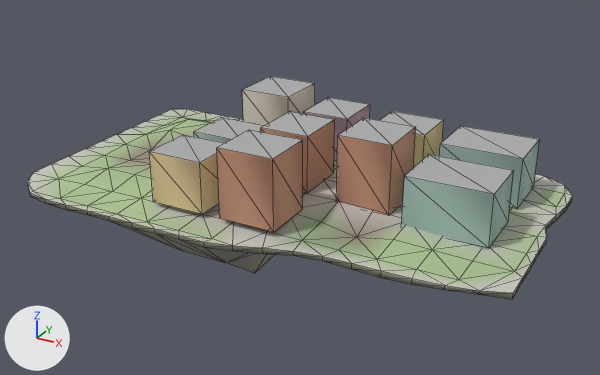
The glTF model godot_project/remake/sky/islands/SKY-082.lod1.glb as it was, and as the next commit left it.
Rendered twice from a camera (50 mm lens) standing at (133.7, -229.2, 112.9) and looking at (7.5, 0.3, -1.8). The lights are fixed; the arrows at lower left show +X, +Y and +Z. The first picture is the older version. Mesh edges are drawn as thin lines. Vertices at exactly the same position are counted once.

The first picture shows 'buildings', 'deck', 'rock'.
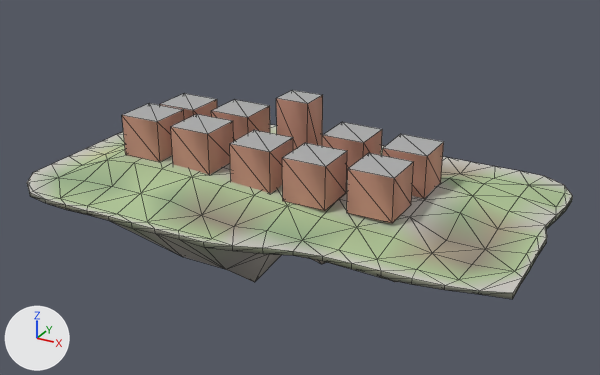
Where the change shows, as pixel boxes (x1, y1, x2, y2) in the pictures (600 x 375 px; the box of a moved part takes in the faces that stretch with it):
'buildings', reshaped, recoloured (17% narrower, 23% shorter): before (150, 76, 539, 248); after (122, 90, 444, 223)
'deck', reshaped: before (27, 109, 573, 293); after (27, 125, 573, 293)
part 1 of me_deck, moved or reshaped: before (59, 109, 555, 280); after (59, 125, 555, 280)
part 2 of me_deck, edited (looks the same): (27, 146, 563, 263) in both
part 3 of me_deck, edited (looks the same): (60, 190, 564, 280) in both
part 4 of me_deck, recoloured: before (150, 189, 552, 250); after (149, 169, 552, 253)
part 5 of me_deck, edited (looks the same): (34, 132, 565, 248) in both
part 6 of me_buildings, moved or reshaped: before (261, 112, 335, 193); after (276, 90, 323, 151)
part 7 of me_buildings, moved or reshaped: before (194, 118, 265, 143); after (230, 130, 293, 193)
part 8 of me_buildings, moved or reshaped: before (242, 76, 315, 125); after (171, 114, 234, 175)
part 9 of me_buildings, moved or reshaped: before (303, 97, 370, 161); after (211, 100, 270, 141)
part 10 of me_buildings, moved or reshaped: before (402, 154, 514, 248); after (160, 93, 217, 120)
part 11 of me_buildings, moved or reshaped: before (150, 135, 224, 214); after (282, 143, 347, 211)
part 12 of me_buildings, moved or reshaped: before (336, 118, 416, 215); after (322, 122, 382, 180)
part 13 of me_buildings, moved or reshaped: before (439, 126, 539, 209); after (382, 134, 444, 198)
part 14 of me_buildings, moved or reshaped: before (380, 111, 444, 167); after (122, 103, 184, 162)
part 15 of me_buildings, moved or reshaped: before (217, 130, 303, 232); after (347, 153, 414, 223)
part 16 of me_buildings, recoloured: before (194, 131, 539, 248); after (160, 99, 444, 198)
part 17 of me_buildings, recoloured: before (217, 105, 416, 232); after (211, 95, 414, 223)
part 18 of me_buildings, recoloured: before (150, 120, 444, 214); after (122, 110, 347, 211)
part 19 of me_buildings, recoloured: before (242, 83, 315, 125); after (171, 121, 234, 175)

Diff of the bpy script that builds the scene:
```diff
--- a/godot_project/remake/sky/islands/SKY-082.lod1.glb.py
+++ b/godot_project/remake/sky/islands/SKY-082.lod1.glb.py
@@ me_deck @@
-me_deck.from_pydata(...)  # 160 vertices, 261 faces; spans x -79.0..92.0, y -52.0..47.0, z -1.0..6.0
+me_deck.from_pydata(...)  # 160 vertices, 261 faces; spans x -79.0..92.0, y -52.0..47.0, z -2.0..7.0
+# me_deck part 1: 63 of 160 vertices moved; they spanned x -67.0..77.0, y -37.0..35.0, z -1.0..6.0 and now span x -67.0..77.0, y -37.0..35.0, z -2.0..7.0; mean shift (0.0, 0.0, 1.0); largest move (-43.0, -1.0, 1.0) -> (-43.0, -1.0, 7.0)
+# me_deck part 2: 65 faces centred in x -75.0..81.0, y -44.0..43.0, z 0.0..6.0 are repainted in the vertex colours; the middle colour goes from greyish green #b0c198 to greyish green #b1c298
+# me_deck part 3: 60 faces centred in x -71.0..85.0, y -45.0..31.0, z 0.0..6.0 are repainted in the vertex colours; the middle colour goes from greyish green #a9be91 to greyish green #98af88
+# me_deck part 4: 41 faces centred in x -27.0..81.0, y -41.0..31.0, z 0.0..6.0 are repainted in the vertex colours; the middle colour goes from light grey #c4c1bc to greyish green #a6af88
+# me_deck part 5: 42 faces centred in x -75.0..85.0, y -45.0..43.0, z 0.0..6.0 are repainted in the vertex colours; the middle colour goes from light grey #c0c1b8 to greyish green #abb189
 me_deck.materials.append(mat_sky_deck)
@@ me_buildings @@
-me_buildings.from_pydata(...)  # 80 vertices, 100 faces; spans x -23.8..78.7, y -40.0..34.0, z 0.5..25.2
+me_buildings.from_pydata(...)  # 80 vertices, 100 faces; spans x -50.5..52.4, y -23.0..17.0, z 3.2..27.4
+# me_buildings part 6: the loose piece of 8 vertices spanning x 0.7..17.7, y -13.5..5.5, z 3.6..23.0 is scaled about its middle by (0.706, 0.579, 1.25), then moved by (-6.9, 13.4, 2.0)
+# me_buildings part 7: the loose piece of 8 vertices spanning x -23.8..-4.8, y -16.5..0.5, z 2.2..18.3 is scaled about its middle by (0.789, 0.882, 0.91), then moved by (15.1, -5.4, 1.0)
+# me_buildings part 8: the loose piece of 8 vertices spanning x -23.8..-4.8, y 14.0..34.0, z 5.3..24.7 is scaled about its middle by (0.789, 0.75, 0.751), then moved by (-8.5, -37.0, -2.0)
+# me_buildings part 9: the loose piece of 8 vertices spanning x 0.7..17.7, y 15.0..34.0, z 4.1..20.1 is scaled about its middle by (0.882, 0.789, 0.91), then moved by (-29.8, -16.8, 0.7)
+# me_buildings part 10: the loose piece of 8 vertices spanning x 51.7..78.7, y -16.5..3.5, z 0.5..17.6 is scaled about its middle by (0.556, 0.75, 0.851), then moved by (-108.2, 13.7, 2.9)
+# me_buildings part 11: the loose piece of 8 vertices spanning x -23.8..-4.8, y -40.0..-22.0, z 2.0..19.1 is scaled about its middle by (0.789, 0.833, 0.851), then moved by (35.8, 15.4, 0.6)
+# me_buildings part 12: the loose piece of 8 vertices spanning x 28.2..46.2, y -13.5..5.5, z 2.1..25.2 is scaled about its middle by (0.833, 0.789, 0.631), then moved by (-14.7, 13.4, -2.9)
+# me_buildings part 13: the loose piece of 8 vertices spanning x 51.7..78.7, y 14.0..34.0, z 0.5..17.7 is scaled about its middle by (0.556, 0.75, 0.851), then moved by (-20.3, -16.3, 1.8)
+# me_buildings part 14: the loose piece of 8 vertices spanning x 27.2..46.2, y 14.0..32.0, z 2.5..19.6 is scaled about its middle by (0.789, 0.833, 0.851), then moved by (-79.7, -36.4, 2.8)
+# me_buildings part 15: the loose piece of 8 vertices spanning x 1.7..20.7, y -40.0..-22.0, z 2.1..25.2 is scaled about its middle by (0.789, 0.833, 0.631), then moved by (31.5, 18.0, -2.9)
+# me_buildings part 16: 24 faces centred in x -23.8..78.7, y -16.5..34.0, z 6.2..12.9 are repainted in the vertex colours; the middle colour goes from grey #a3beb5 to brown #c38e7a
+# me_buildings part 17: 32 faces centred in x 0.7..46.2, y -40.0..34.0, z 9.4..17.5 are repainted in the vertex colours; the middle colour goes from brown #c49179 to brown #c38e7a
+# me_buildings part 18: 16 faces centred in x -23.8..46.2, y -40.0..32.0, z 7.7..13.9 are repainted in the vertex colours; the middle colour goes from beige #ddc695 to brown #c38e7a
+# me_buildings part 19: 8 faces centred in x -23.8..-4.8, y 14.0..34.0, z 11.8..18.3 are repainted in the vertex colours; the middle colour goes from pale yellow #d6cdbf to brown #c38e7a
 me_buildings.materials.append(mat_sky_lod_bldg)
```
